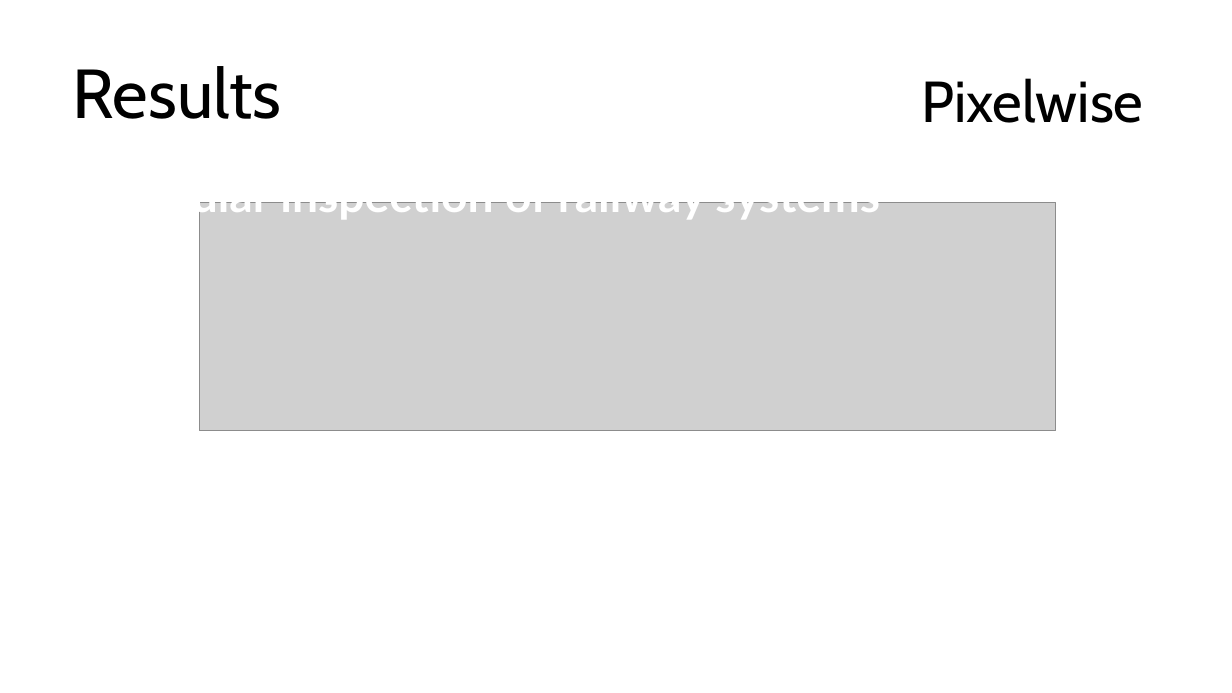
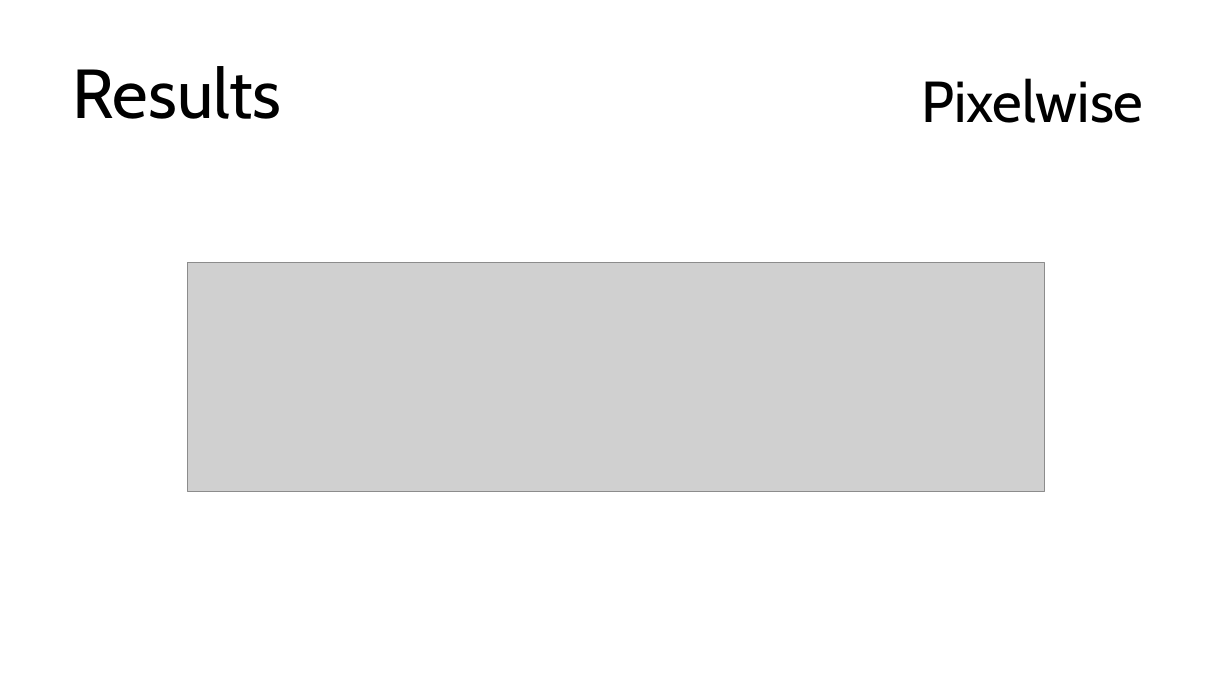
Before and after one commit to roy-salvador/cs284-image-segmentation, a slide deck: slide 15 of cs284-miniproject-slides.ppt (slide 14 before the commit). Drawn at 1232x693 pixels with LibreOffice and Linux fonts; fonts in the diff are those of the drawing; grey boxes stand for pictures. Boxes give left, top, right and bottom in pixels: in the first picture for what was removed or moved away, otherwise in the second. Text is boxed around its words. In the diff, an @@ line names an element or a change of style, - is before the commit and + after.

```diff
--- a/cs284-miniproject-slides.ppt
+++ b/cs284-miniproject-slides.ppt
@@ text removed at (99, 202, 880, 221) @@
-Regular inspection of railway systems
@@ text removed at (115, 202, 865, 221) @@
-Regular inspection of railway systems
@@ picture: place and size @@
-picture at (199, 202, 1055, 431)
+picture at (187, 263, 1044, 492)
```
Also in this commit, not shown: 1 slide added.
